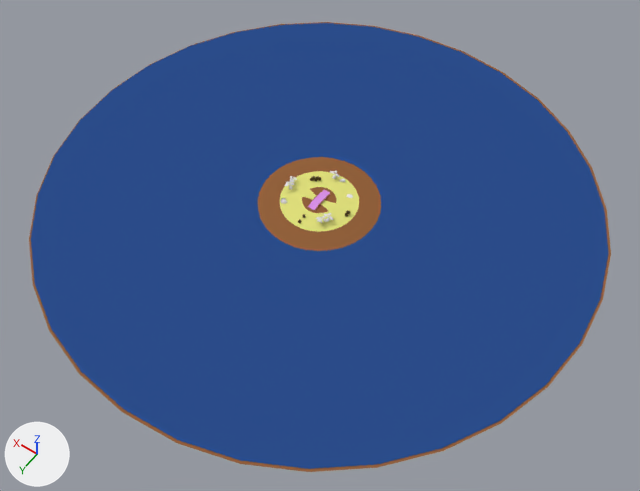
A saved change to the Blender file media/trunk/tracks/battleisland/battleisland.blend.
One viewpoint serves both versions: a camera (50 mm lens) standing at (-451.0, 626.0, 886.0) and looking at (-32.0, 39.0, -37.0). The axes (+X, +Y, +Z) are drawn at lower left. The lights are the same throughout. The first picture is the older version. Objects named as collision shapes, trigger or cutter boxes, shadow casters or lower levels of detail are left out.

The older version as bpy lines, for what is in view:
```python
me_cube = bpy.data.meshes.new('Cube')
me_cube.from_pydata(...)  # 68 vertices, 65 faces; spans x -47.7..47.5, y -47.6..47.6, z -1.2..0.2
# faces by material slot: [52, 13]
me_cube.materials.append(mat_dirt)  # its picture is missing
me_cube.materials.append(mat_sand)  # its picture is missing
me_cube_003 = bpy.data.meshes.new('Cube.003')
me_cube_003.from_pydata(...)  # 32 vertices, 24 faces; spans x -219.0..219.0, y -219.0..219.0, z 0.0
me_cube_003.materials.append(mat_water)  # its picture is missing
ob_dirt_ground = bpy.data.objects.new('Dirt Ground', me_cube)
ob_dirt_ground.location = (-3.0, 0.0, -2.0)
ob_dirt_ground.scale = (8.13, 8.13, 8.13)
_m = ob_dirt_ground.modifiers.new('Subsurf', 'SUBSURF')
ob_dirt_ground_001 = bpy.data.objects.new('Dirt Ground.001', me_cube_003)
ob_dirt_ground_001.location = (-3.0, 1.0, -5.0)
ob_dirt_ground_001.scale = (1.76, 1.75, 1.77)
_m = ob_dirt_ground_001.modifiers.new('Subsurf', 'SUBSURF')
```
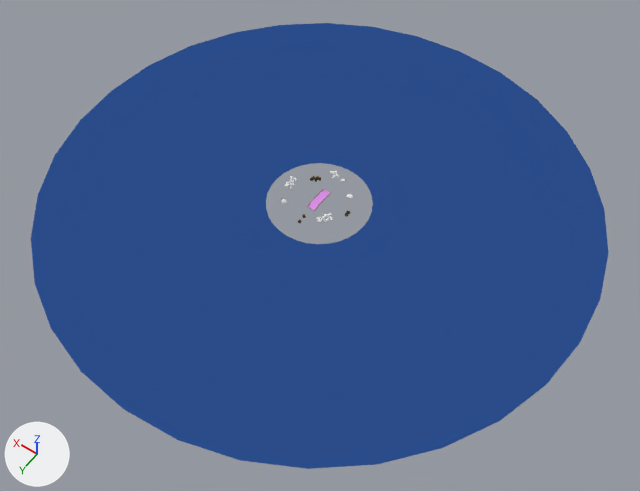
Changed parts and their boxes (x1, y1, x2, y2) in the pictures (640 x 491 px):
'Dirt Ground', hidden
    before: (29, 22, 611, 472)

The change, as a diff of the scene's bpy script:
```diff
--- a/media/trunk/tracks/battleisland/battleisland.blend.py
+++ b/media/trunk/tracks/battleisland/battleisland.blend.py
@@ ob_dirt_ground @@
 _m = ob_dirt_ground.modifiers.new('Subsurf', 'SUBSURF')
+ob_dirt_ground.hide_viewport = True
```
